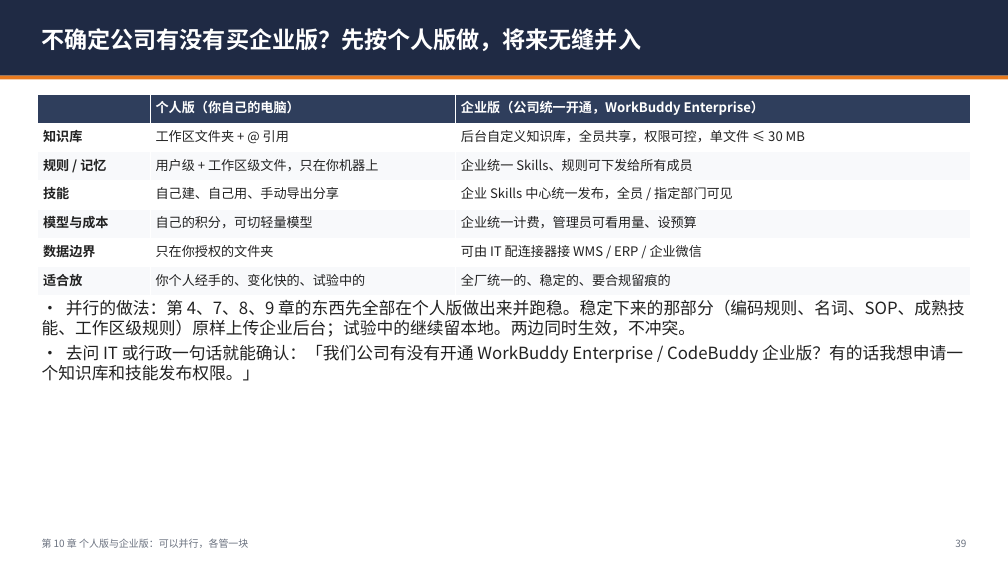
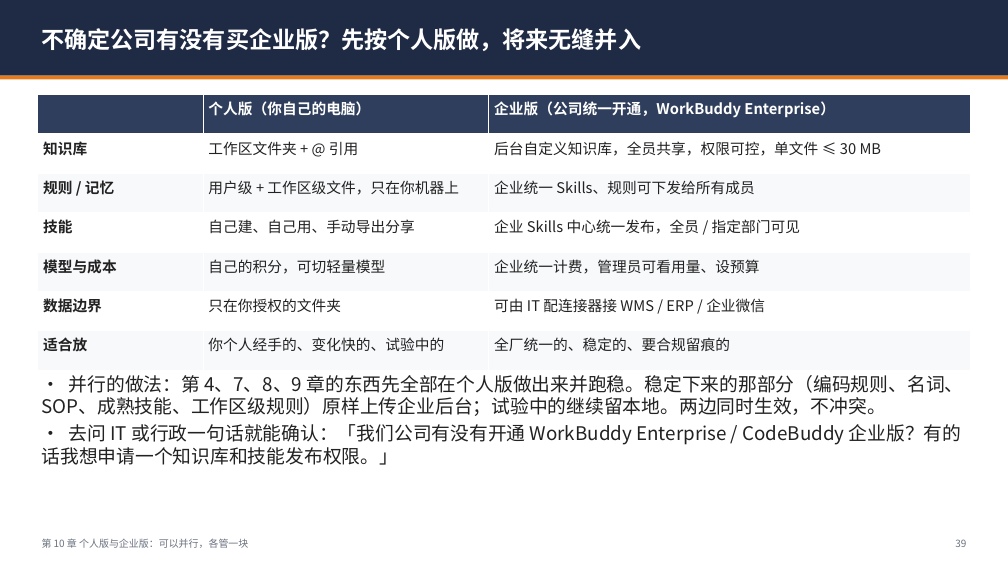
Before and after one commit to leiw92706436-del/codex-dual-engine-lite, a slide deck: slide 39 of docs/workbuddy-guide/WorkBuddy仓库主管上手手册.pptx. Drawn at 1008x567 pixels with LibreOffice and Linux fonts; fonts in the diff are those of the drawing. Boxes give left, top, right and bottom in pixels: in the first picture for what was removed or moved away, otherwise in the second. Text is boxed around its words. In the diff, an @@ line names an element or a change of style, - is before the commit and + after.

```diff
--- a/docs/workbuddy-guide/WorkBuddy仓库主管上手手册.pptx
+++ b/docs/workbuddy-guide/WorkBuddy仓库主管上手手册.pptx
@@ table at [38, 95, 971, 371] @@
@@ size 12.5 to 14 pt @@
@@ text "• 并行的做法：第 4、7、8、9 章的东西先全部在个人版做出来并跑稳。稳定下来的那部分（编码规则、名词、SOP、成熟技 ...": place and size @@
-text "• 并行的做法：第 4、7、8、9 章的东西先全部在个人版做出来并跑稳。稳定下来的那部分（编码规则、名词、SOP、成熟技 ..." at [42, 300, 965, 381]
+text "• 并行的做法：第 4、7、8、9 章的东西先全部在个人版做出来并跑稳。稳定下来的那部分（编码规则、名词、SOP、成熟技 ..." at [42, 375, 964, 465]
@@ text "• 并行的做法：第 4、7、8、9 章的东西先全部在个人版做出来并跑稳。稳定下来的那部分（编码规则、名词、SOP、成熟技 ..." at [42, 375, 964, 465]: size 16 to 17.9 pt @@
```
Also in this commit, not shown: 32 other slides changed, 3 other files.
